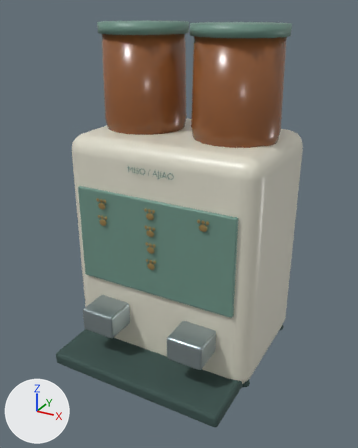
A saved change to the glTF model furniture_pack/quest_props/feeder.glb.
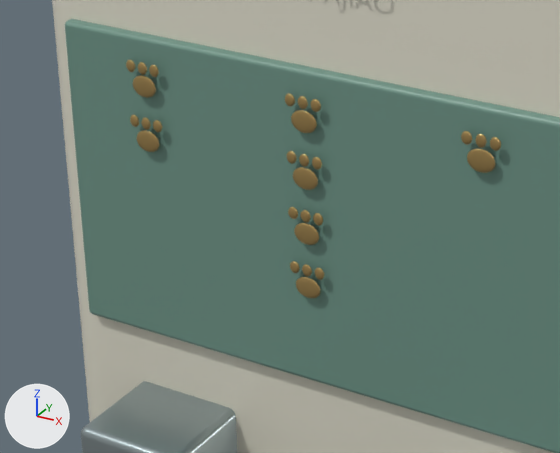
Old and new are each drawn whole from a 50 mm lens placed at (0.706, -1.346, 1.093), pointed at (0.019, -0.098, 0.468) and again close up on the part from 16% to 63% of the width and 40% to 71% of the height. Every picture has the same lights, and +X, +Y and +Z are marked at lower left. The older version's two pictures come first. Vertices at exactly the same position are counted once.

Before the edit, the objects in view are built like this:
```python
me_cube_026 = bpy.data.meshes.new('Cube.026')
me_cube_026.from_pydata(...)  # 10478 vertices, 20764 faces; spans x -0.315..0.315, y -0.38..0.22, z 0.0..1.05
# faces by material slot: [188, 2164, 2300, 576, 376, 376, 14784]
me_cube_026.materials.append(mat_cream)  # light grey #e0ddcc
me_cube_026.materials.append(mat_sage)  # greyish green #6e9386
me_cube_026.materials.append(mat_rubber)  # dark cyan #38504c
me_cube_026.materials.append(mat_amber)  # brown #8e5731
me_cube_026.materials.append(mat_steel)  # grey #9dabac
me_cube_026.materials.append(mat_dark)  # black #0c211c
me_cube_026.materials.append(mat_brass)  # orange #b99b62
ob_feeder = bpy.data.objects.new('feeder', me_cube_026)
ob_feeder.location = (0.0, 0.0, 0.0)
```
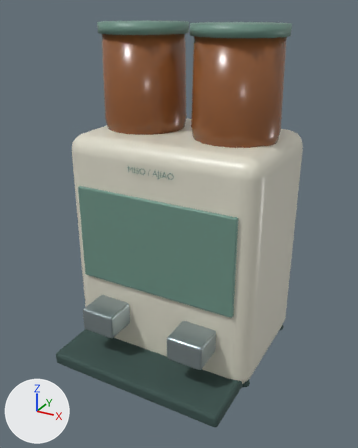
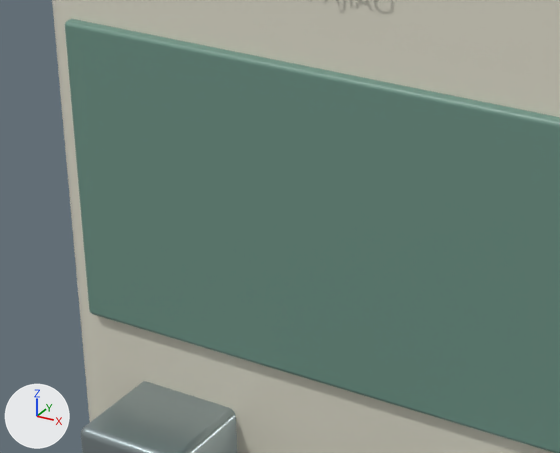
Pixel boxes (x1, y1, x2, y2) of what changed, in the close-ups (560 x 453 px):
```json
{"part": 1, "of": "me_cube_026", "change": "deleted", "before": [126, 60, 501, 298]}
```

Edits to the scene script, one JSON object a line:
```json
{"block": "me_cube_026", "where": "# used by ob_feeder; location = (0.0, 0.0, 0.0)"}
{"op": "remove", "block": "me_cube_026", "code": "me_cube_026.from_pydata(...)  # 10478 vertices, 20764 faces; spans x -0.315..0.315, y -0.38..0.22, z 0.0..1.05"}
{"op": "add", "block": "me_cube_026", "code": "me_cube_026.from_pydata(...)  # 3030 vertices, 5980 faces; spans x -0.315..0.315, y -0.38..0.22, z 0.0..1.05"}
{"block": "me_cube_026", "change": "me_cube_026 part 1: 28 loose pieces with 7448 vertices, spanning x -0.188..0.188, y -0.239..-0.234, z 0.367..0.564, are deleted"}
{"op": "remove", "block": "me_cube_026", "code": "me_cube_026.materials.append(mat_brass)  # orange #b99b62"}
```
